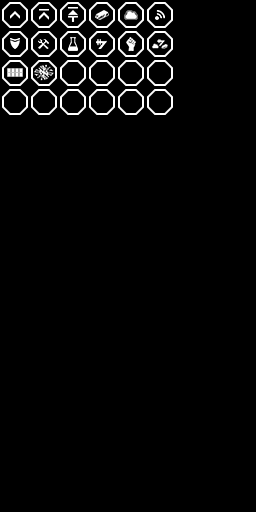
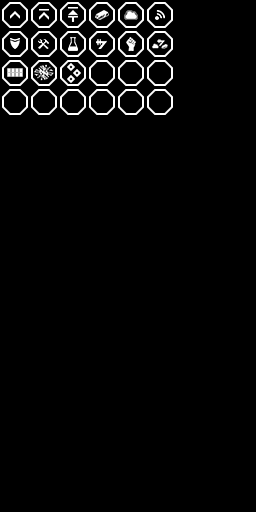
Two versions of the same layered image (256x512). Layer-by-layer changes:
added layer "Layer 17" in group "Hangar Station" over box(67, 63, 81, 83)
